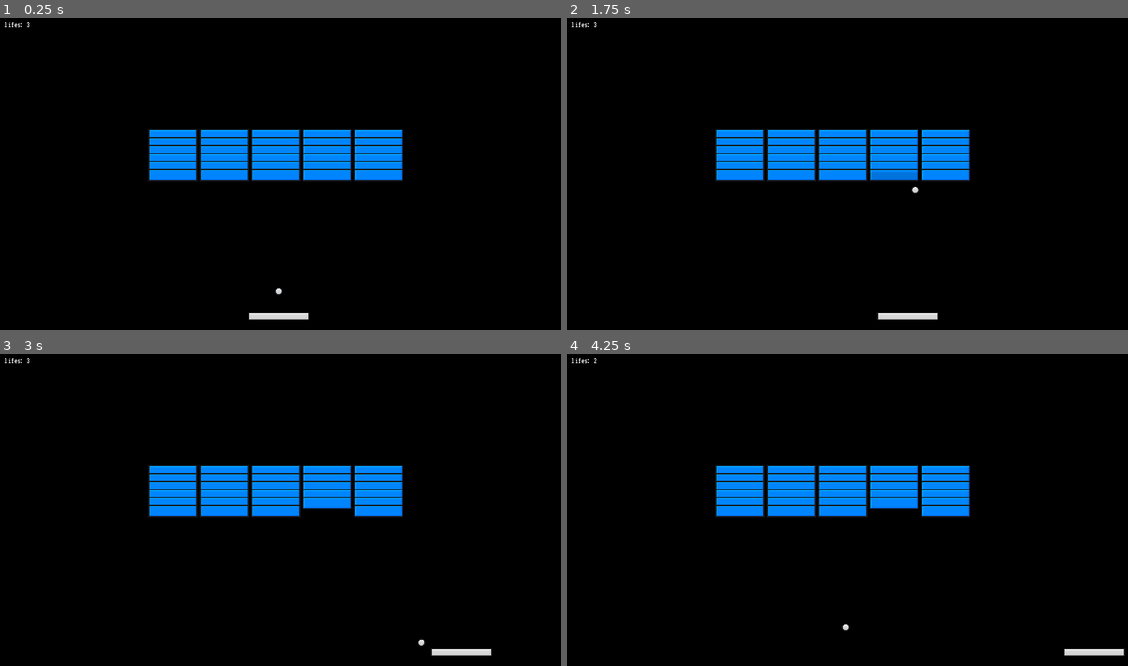
Above: before the commit, frames 1-4 (two rows, left to right).
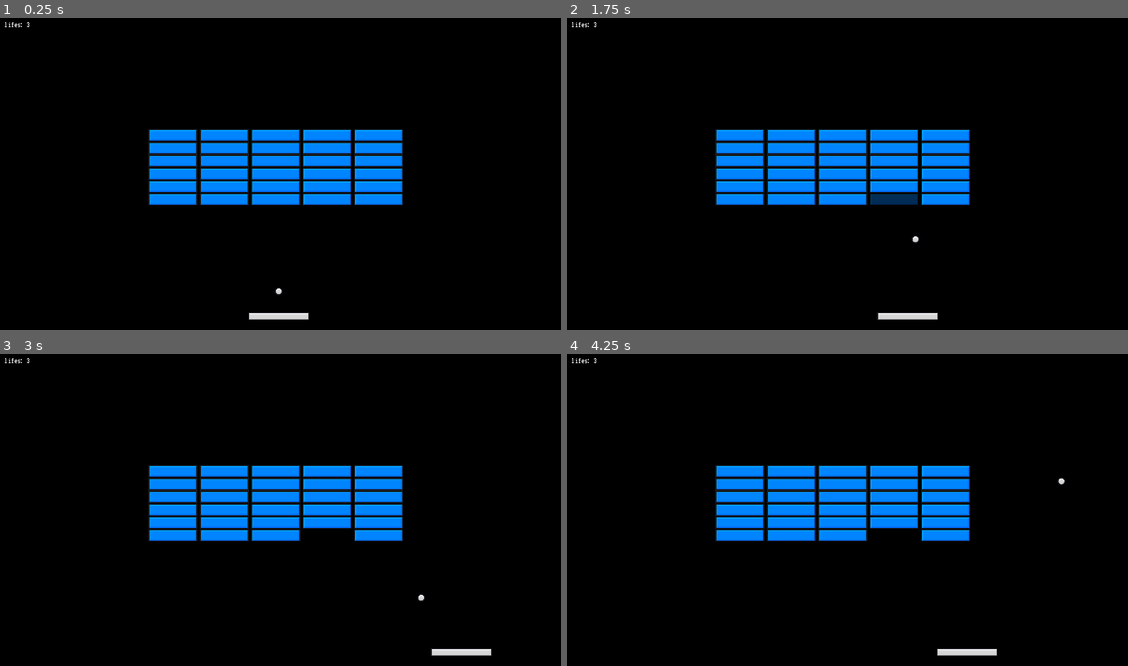
Above: after the commit, the same moments.

Repository: dazheng6/Brick-Breaker-2
Game: Godot game, scene res://Scenes/main.tscn
Two runs of this game, one before a commit and one after it. Both use one fixed random seed, a clock stepped at 60 frames per second and the inputs below.
Inputs:
- Up to frame 1 (0.25 s): no input
- Up to frame 2 (1.75 s): tap Enter at 0.5 s; hold D (right) 0.53-1.28 s; tap Space at 1.25 s; hold A (left) from 1.28 s (still down)
- Up to frame 3 (3 s): release A (left) at 2.03 s; hold D (right) from 2.03 s (still down); tap Enter at 2.75 s
- Up to frame 4 (4.25 s): release D (right) at 3.53 s; hold A (left) from 3.53 s (still down)

The runs differ from the first frame. In frame 1, 5.8% of the frame differs, in the area x 26-72%, y 38-61%; in frame 2, 6.0%; in frame 3, 5.7%; in frame 4, 6.2%, in the area x 4-100%, y 1-97%.

Commit message:
Fixed the margins.

Diff:
--- a/Scenes/main.tscn
+++ b/Scenes/main.tscn
@@ -47,7 +47,7 @@
 [node name="BrickSpawner" type="Node" parent="." node_paths=PackedStringArray("spawn_start")]
 script = ExtResource("6_ipf6q")
 brick_scene = ExtResource("7_v6yaw")
-margin = Vector2(80, 10)
+margin = Vector2(80, 20)
 spawn_start = NodePath("../Marker2D")
 
 [node name="Marker2D" type="Marker2D" parent="."]
